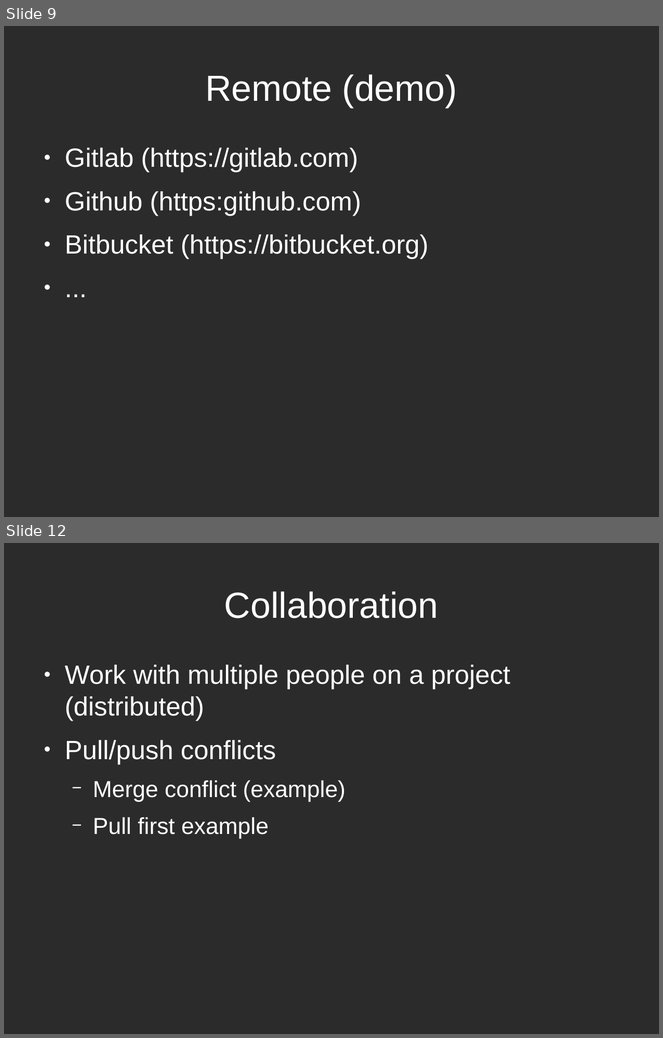
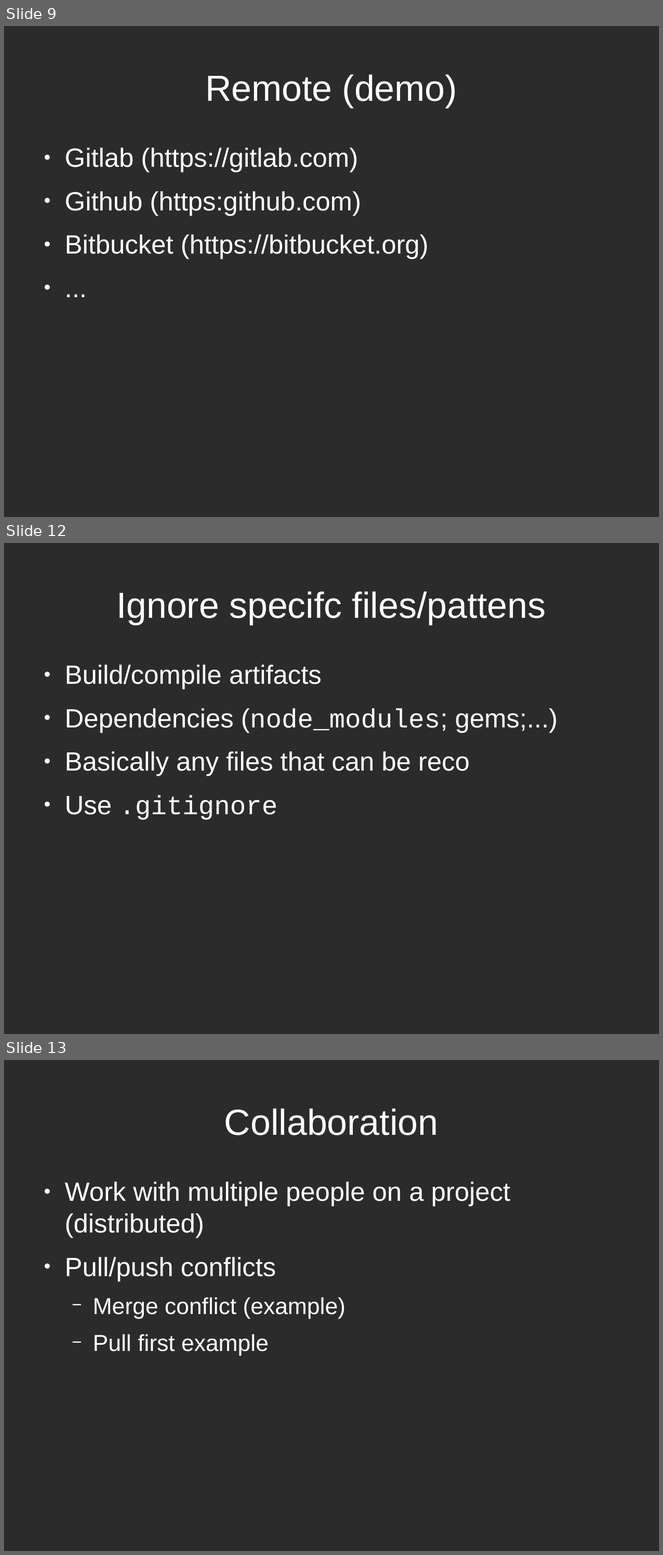
Before and after one commit to hwdegroot/days-of-code, a slide deck: presentation/zee-slides.odp. Shown one above the other, each under a label of ours: slides 9 and 12 before the commit, slides 9, 12 and 13 after it; the slides between them are not shown. The pictures are 663x1038 and 663x1555 pixels, drawn with LibreOffice and Linux fonts; fonts in the diff are those of the drawing; background and template pictures are left out; a plain dark background stands for a picture behind light text. Boxes give left, top, right and bottom in pixels: in the first picture for what was removed or moved away, otherwise in the second. Text is boxed around its words. In the diff, an @@ line names an element or a change of style, - is before the commit and + after.

Commit message:
Ignore pdf and update hyperlinks

```diff
--- a/presentation/zee-slides.odp
+++ b/presentation/zee-slides.odp
@@ slide 12 added at bbox=[4, 543, 659, 1034], background picture (left out) @@
@@ title added at bbox=[116, 591, 546, 625], 44 pt, text #FFFFFF @@
+Ignore specifc files/pattens
@@ text added at bbox=[65, 665, 558, 820], 32 pt, text #FFFFFF @@
+● Build/compile artifacts
+● Dependencies (node_modules; gems;...)
+● Basically any files that can be reco
+● Use .gitignore
@@ what was slide 12 is now slide 13 @@
```
Also in this commit, not shown: 5 slides changed, 1 other slide added, 1 slide removed, 6 other files.
